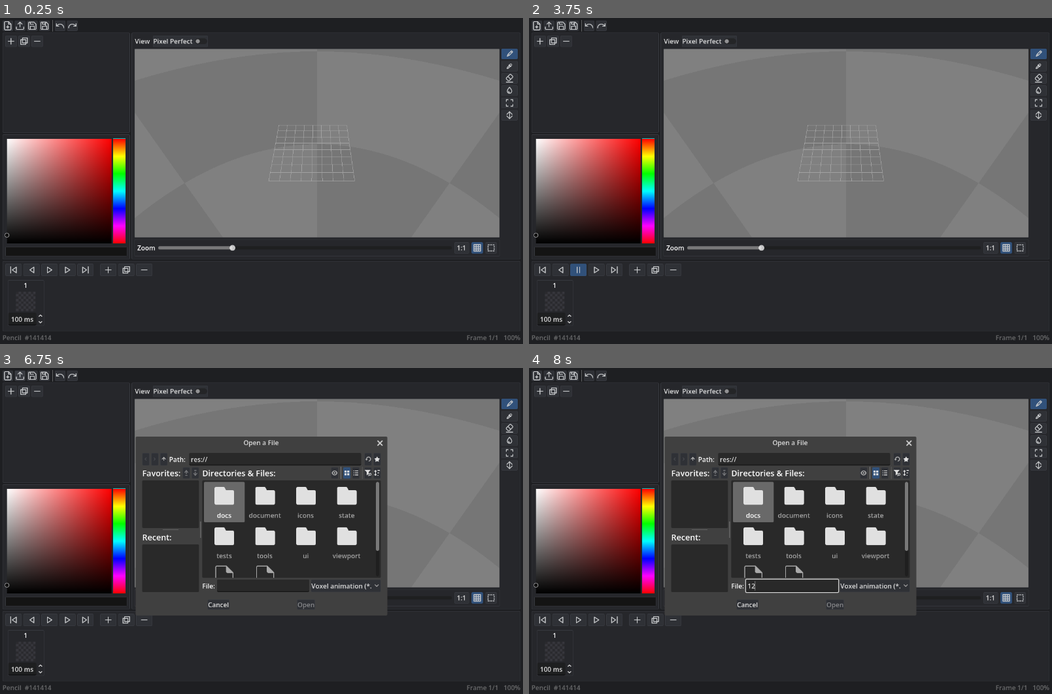
Above: before the commit, frames 1-4 (two rows, left to right).
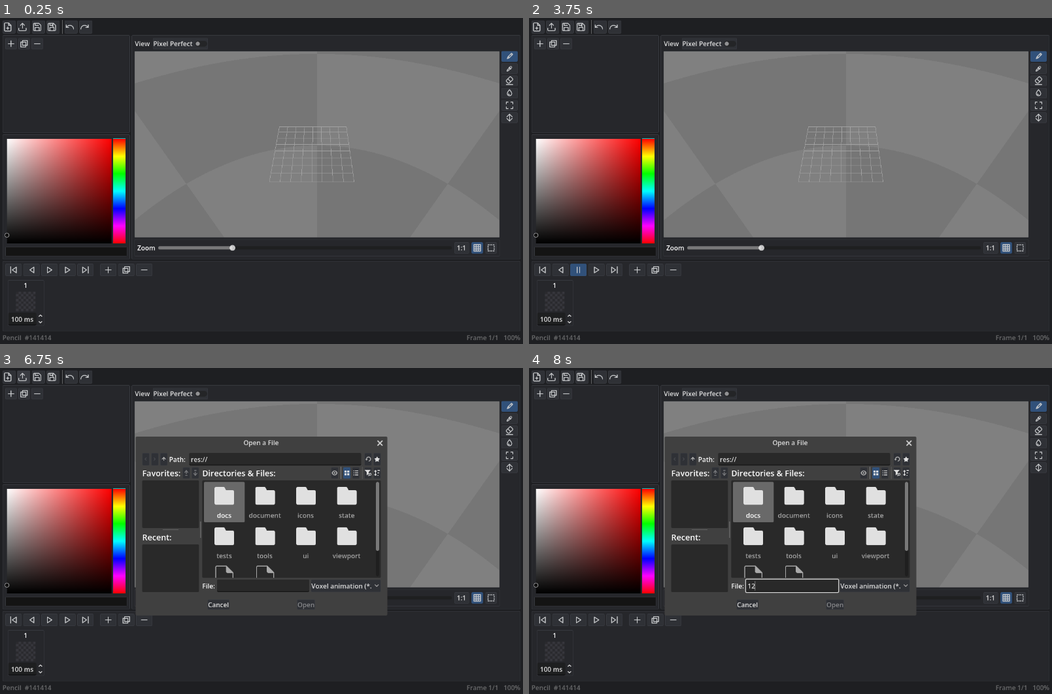
Above: after the commit, the same moments.

Repository: LeonardMeagher2/LVE
Game: Godot game, scene res://ui/main.tscn
Two runs of this game, one before a commit and one after it. Both use one fixed random seed, a clock stepped at 60 frames per second and the inputs below.
Inputs (mouse positions are in pixels of both pictures, inside the frame that each line leads up to; where the layout moved, square brackets give the same spot in the first picture):
- Up to frame 1 (0.25 s): no input
- Up to frame 2 (3.75 s): click (539, 27) [534, 24] at 0.5 s; click (539, 27) [534, 24] at 1.25 s; click (544, 269) at 2 s; click (544, 269) at 2.75 s; click (576, 269) at 3.5 s
- Up to frame 3 (6.75 s): click (47, 619) at 4.25 s; click (67, 619) at 5 s; click (67, 619) at 5.75 s; click (26, 377) [20, 374] at 6.5 s
- Up to frame 4 (8 s): click (790, 586) at 7.27 s; type "12" at 7.35 s

The runs differ from the first frame. In frame 1, 1.4% of the frame differs, in the area x 0-99%, y 0-51%; in frame 2, 1.4%; in frame 3, 1.1%; in frame 4, 1.1%.

Commit message:
UI polish: remove focus_mode from toolbar buttons
OptionBar View menu button, BottomDock playback buttons, and IconToolbar buttons no longer capture focus, improving keyboard navigation flow.

Diff:
--- a/ui/control_bar.tscn
+++ b/ui/control_bar.tscn
@@ -2,7 +2,7 @@
 
 [ext_resource type="Script" uid="uid://doi7ndmweb0el" path="res://ui/control_bar.gd" id="1_control"]
 [ext_resource type="Texture2D" uid="uid://bhg85sqfio31d" path="res://icons/grid.svg" id="2_grid"]
-[ext_resource type="Texture2D" uid="uid://dw2yugcwa1shf" path="res://icons/mode_replace.svg" id="3_reset"]
+[ext_resource type="Texture2D" uid="uid://dw2yugcwa1shf" path="res://icons/to_start.svg" id="3_reset"]
 
 [node name="ControlBar" type="HBoxContainer" unique_id=53784703]
 custom_minimum_size = Vector2(0, 28)
@@ -26,12 +26,14 @@
 custom_minimum_size = Vector2(36, 0)
 layout_mode = 2
 tooltip_text = "Return the zoom to 100 percent"
+focus_mode = 0
 text = "1:1"
 
 [node name="GridToggle" type="Button" parent="." unique_id=1396369045]
 custom_minimum_size = Vector2(28, 28)
 layout_mode = 2
 tooltip_text = "Toggle the grid"
+focus_mode = 0
 toggle_mode = true
 button_pressed = true
 icon = ExtResource("2_grid")
@@ -42,6 +44,7 @@
 custom_minimum_size = Vector2(28, 28)
 layout_mode = 2
 tooltip_text = "Reset View (Home)"
+focus_mode = 0
 icon = ExtResource("3_reset")
 icon_alignment = 1
 
--- a/ui/icon_toolbar.tscn
+++ b/ui/icon_toolbar.tscn
@@ -1,58 +1,70 @@
-[gd_scene format=3 uid="uid://bbtsqq68ja3q1"]
+[gd_scene format=3]
 
-[ext_resource type="Script" uid="uid://we7x052o1pcg" path="res://ui/icon_toolbar.gd" id="1_toolbar"]
-[ext_resource type="Texture2D" uid="uid://b36rhwlxt6wcw" path="res://icons/new.svg" id="2_new"]
-[ext_resource type="Texture2D" uid="uid://k4mp2te5yq4y" path="res://icons/open.svg" id="3_open"]
-[ext_resource type="Texture2D" uid="uid://rhn2vyehbq1f" path="res://icons/save.svg" id="4_save"]
-[ext_resource type="Texture2D" uid="uid://bsdc6hsaxlttw" path="res://icons/save_as.svg" id="5_save_as"]
-[ext_resource type="Texture2D" uid="uid://by28nxj3x7ily" path="res://icons/undo.svg" id="6_undo"]
-[ext_resource type="Texture2D" uid="uid://b4jrotar1sqwf" path="res://icons/redo.svg" id="7_redo"]
+[ext_resource type="Script" path="res://ui/icon_toolbar.gd" id="1_toolbar"]
+[ext_resource type="Texture2D" path="res://icons/new.svg" id="2_new"]
+[ext_resource type="Texture2D" path="res://icons/open.svg" id="3_open"]
+[ext_resource type="Texture2D" path="res://icons/save.svg" id="4_save"]
+[ext_resource type="Texture2D" path="res://icons/save_as.svg" id="5_save_as"]
+[ext_resource type="Texture2D" path="res://icons/undo.svg" id="6_undo"]
+[ext_resource type="Texture2D" path="res://icons/redo.svg" id="7_redo"]
 
 [node name="IconToolbar" type="HBoxContainer" unique_id=1142549001]
+script = ExtResource("1_toolbar")
 theme_override_constants/separation = 4
-script = ExtResource("1_toolbar")
 
 [node name="NewBtn" type="Button" parent="." unique_id=584283784]
 unique_name_in_owner = true
 layout_mode = 2
+focus_mode = 0
+toggle_mode = false
+custom_minimum_size = Vector2(32, 32)
+icon = ExtResource("2_new")
 tooltip_text = "New (Ctrl+N)"
-icon = ExtResource("2_new")
-icon_alignment = 1
 
 [node name="OpenBtn" type="Button" parent="." unique_id=1673490502]
 unique_name_in_owner = true
 layout_mode = 2
+focus_mode = 0
+toggle_mode = false
+custom_minimum_size = Vector2(32, 32)
+icon = ExtResource("3_open")
 tooltip_text = "Open (Ctrl+O)"
-icon = ExtResource("3_open")
-icon_alignment = 1
 
 [node name="SaveBtn" type="Button" parent="." unique_id=404607315]
 unique_name_in_owner = true
 layout_mode = 2
+focus_mode = 0
+toggle_mode = false
+custom_minimum_size = Vector2(32, 32)
+icon = ExtResource("4_save")
 tooltip_text = "Save (Ctrl+S)"
-icon = ExtResource("4_save")
-icon_alignment = 1
 
 [node name="SaveAsBtn" type="Button" parent="." unique_id=789123456]
 unique_name_in_owner = true
 layout_mode = 2
+focus_mode = 0
+toggle_mode = false
+custom_minimum_size = Vector2(32, 32)
+icon = ExtResource("5_save_as")
 tooltip_text = "Save As (Ctrl+Shift+S)"
-icon = ExtResource("5_save_as")
-icon_alignment = 1
 
-[node name="Sep1" type="VSeparator" parent="." unique_id=1342914560]
+[node name="Sep1" type="VSeparator" parent="."]
 layout_mode = 2
 
 [node name="UndoBtn" type="Button" parent="." unique_id=234567890]
 unique_name_in_owner = true
 layout_mode = 2
+focus_mode = 0
+toggle_mode = false
+custom_minimum_size = Vector2(32, 32)
+icon = ExtResource("6_undo")
 tooltip_text = "Undo (Ctrl+Z)"
-icon = ExtResource("6_undo")
-icon_alignment = 1
 
 [node name="RedoBtn" type="Button" parent="." unique_id=345678901]
 unique_name_in_owner = true
 layout_mode = 2
+focus_mode = 0
+toggle_mode = false
+custom_minimum_size = Vector2(32, 32)
+icon = ExtResource("7_redo")
 tooltip_text = "Redo (Ctrl+Y)"
-icon = ExtResource("7_redo")
-icon_alignment = 1
--- a/ui/option_bar.gd
+++ b/ui/option_bar.gd
@@ -37,6 +37,7 @@
 func _add_toggle(opt: ToolOption, group: String) -> void:
 	var cb := CheckButton.new()
 	cb.text = opt.label.capitalize()
+	cb.focus_mode = Control.FOCUS_NONE
 	var on: bool = State.get_tool_option(State.tool, opt.id)
 	cb.button_pressed = on
 	cb.toggled.connect(func(v: bool): State.set_tool_option(group, opt.id, v))
--- a/ui/option_bar.tscn
+++ b/ui/option_bar.tscn
@@ -9,6 +9,7 @@
 
 [node name="View" type="MenuButton" parent="." unique_id=438351120]
 layout_mode = 2
+focus_mode = 0
 text = "View"
 item_count = 5
 popup/item_0/text = "Top"
